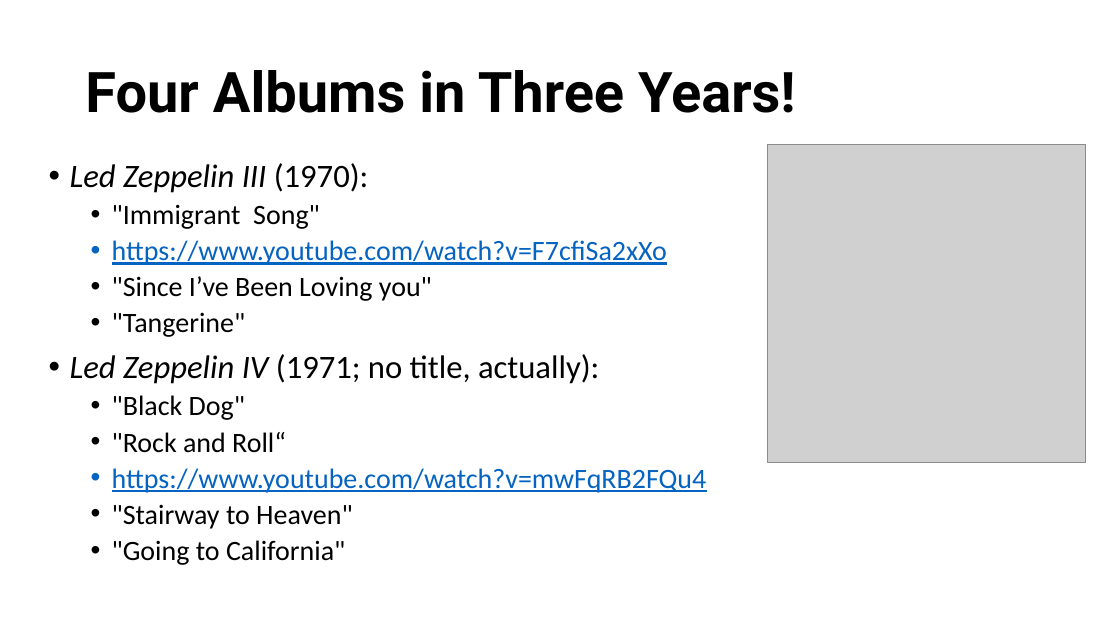
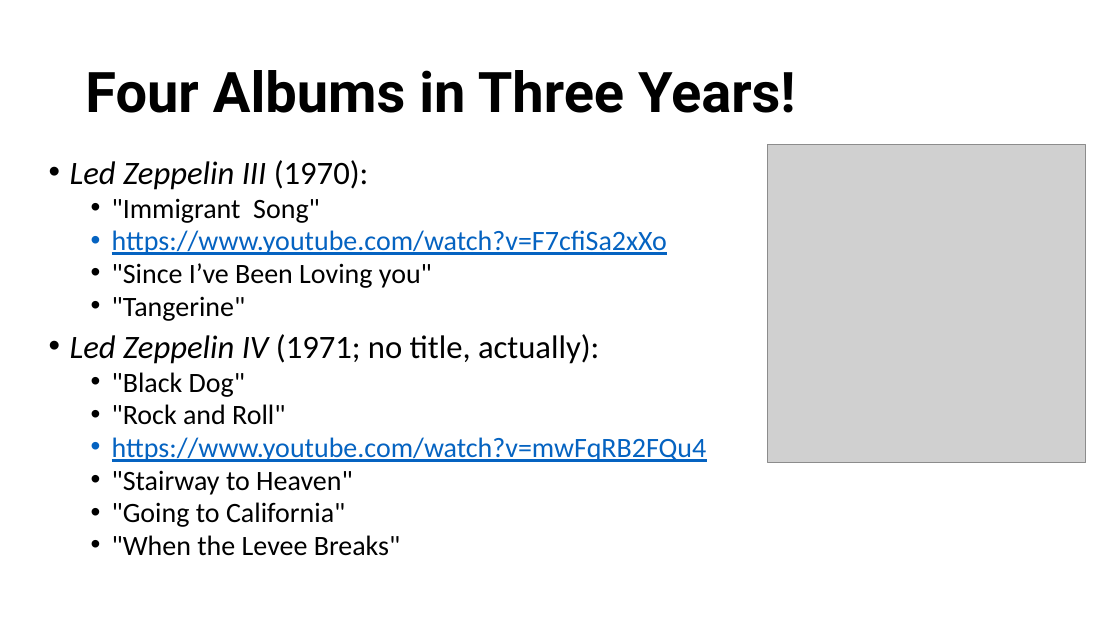
Before and after one commit to mrbaker1917/website, a slide deck: slide 4 of ASMU432/ppts/LedZep.pptx. Drawn at 1120x630 pixels with LibreOffice and Linux fonts; fonts in the diff are those of the drawing; grey boxes stand for pictures; background and template pictures are left out. Boxes give left, top, right and bottom in pixels: in the first picture for what was removed or moved away, otherwise in the second. Text is boxed around its words. In the diff, an @@ line names an element or a change of style, - is before the commit and + after.

```diff
--- a/ASMU432/ppts/LedZep.pptx
+++ b/ASMU432/ppts/LedZep.pptx
@@ text at [70,160,707,527]: line spacing 0.9 to 0.8 @@
@@ text at [112,404,285,425]: text changed @@
-  • "Rock and Roll“
+  • "Rock and Roll"
@@ text at [112,535,401,556]: paragraph added @@
+  • "When the Levee Breaks"
```
Also in this commit, not shown: 4 other slides changed, 5 other files.
